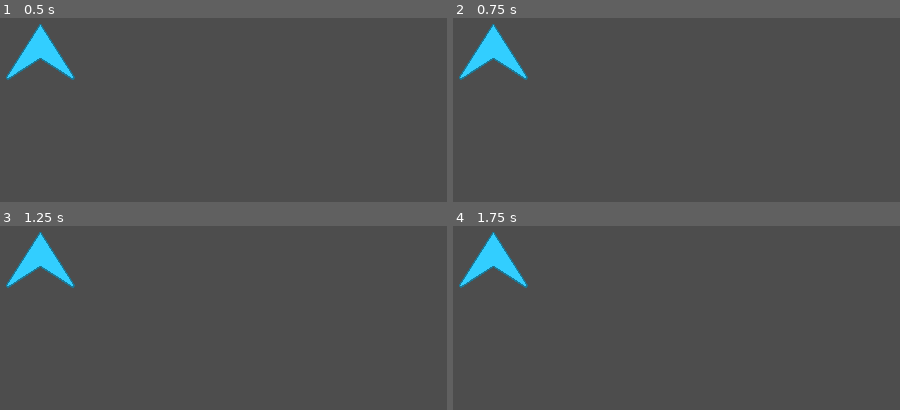
Above: before the commit, frames 1-4 (two rows, left to right).
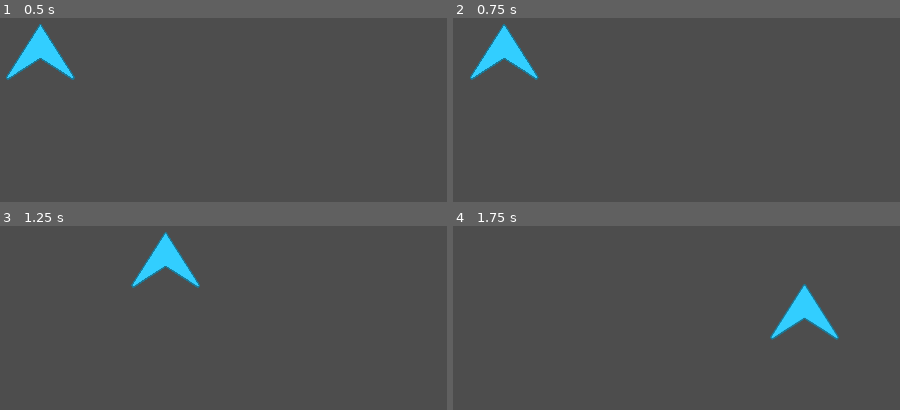
Above: after the commit, the same moments.

Repository: alex-rob/spacegame
Game: Godot game, scene res://scenes/characters/player.tscn
The game is run twice, just before and just after one commit, with the same random seed, the same clock (stepped at 60 frames per second) and the same inputs. The project has no main scene, so this scene is started directly.
Inputs:
- Up to frame 1 (0.5 s): no input
- Up to frame 2 (0.75 s): tap Enter at 0.5 s; hold D (move_right) from 0.53 s (still down)
- Up to frame 3 (1.25 s): keep holding D (move_right)
- Up to frame 4 (1.75 s): release D (move_right) at 1.28 s; hold S (move_down) from 1.28 s (still down)

Frame 1 is identical in both runs. In frame 2, 2.0% of the frame differs, in the area x 1-20%, y 3-34%; in frame 3, 3.5%; in frame 4, 3.5%, in the area x 1-87%, y 3-62%.

Commit message:
KAN-9 player controls complete, working on rotation

Diff:
--- a/scenes/characters/player.gd
+++ b/scenes/characters/player.gd
@@ -1,9 +1,11 @@
 extends CharacterBody2D
 
 # Acceleration in pixels/sec^2
-@export var acceleration = 5.0
+@export var acceleration = 20.0
 # Maximum velocity in pixels/sec
-@export var max_velocity = 50.0
+@export var max_velocity = 1000.0
+# Maximum rotation speed in radians/sec
+@export var max_rotation_speed = PI/8
 # Toggled by HUD element to enable deacceleration
 var counter_thrusters = true
 
@@ -34,7 +36,7 @@
 		impulse = impulse.normalized() * acceleration
 
 		# Get our velocity by adding impulse to our current velocity and capping it at a certain value
-		var temp_velocity = Vector2(velocity + impulse).limit_length(max_velocity)
+		velocity = Vector2(velocity + impulse).limit_length(max_velocity)
 
 	if impulse.length() == 0 && velocity != Vector2.ZERO && counter_thrusters:
 		# Get the negative direction of our velocity and apply our acceleration to it
@@ -45,6 +47,8 @@
 		# If we've decelerated past the ZERO vector, set it to the ZERO vector instead
 		if temp_velocity.normalized() == -velocity.normalized():
 			velocity = Vector2.ZERO
+		else:
+			velocity = temp_velocity
 
 	# Move the character according to the physics processor
 	var motion = velocity * delta
--- a/scenes/characters/player.tscn
+++ b/scenes/characters/player.tscn
@@ -6,6 +6,7 @@
 [node name="Player" type="CharacterBody2D"]
 position = Vector2(943, 516)
 scale = Vector2(0.5, 0.5)
+motion_mode = 1
 script = ExtResource("1_6wjtd")
 metadata/_edit_group_ = true
 
